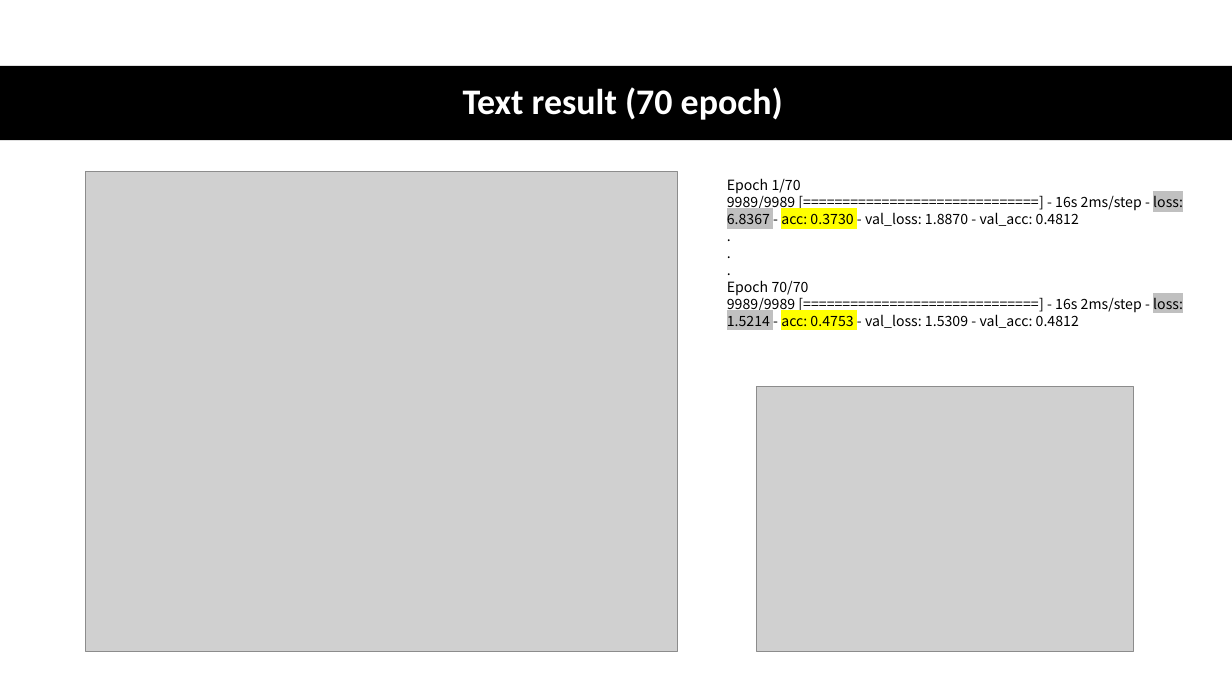
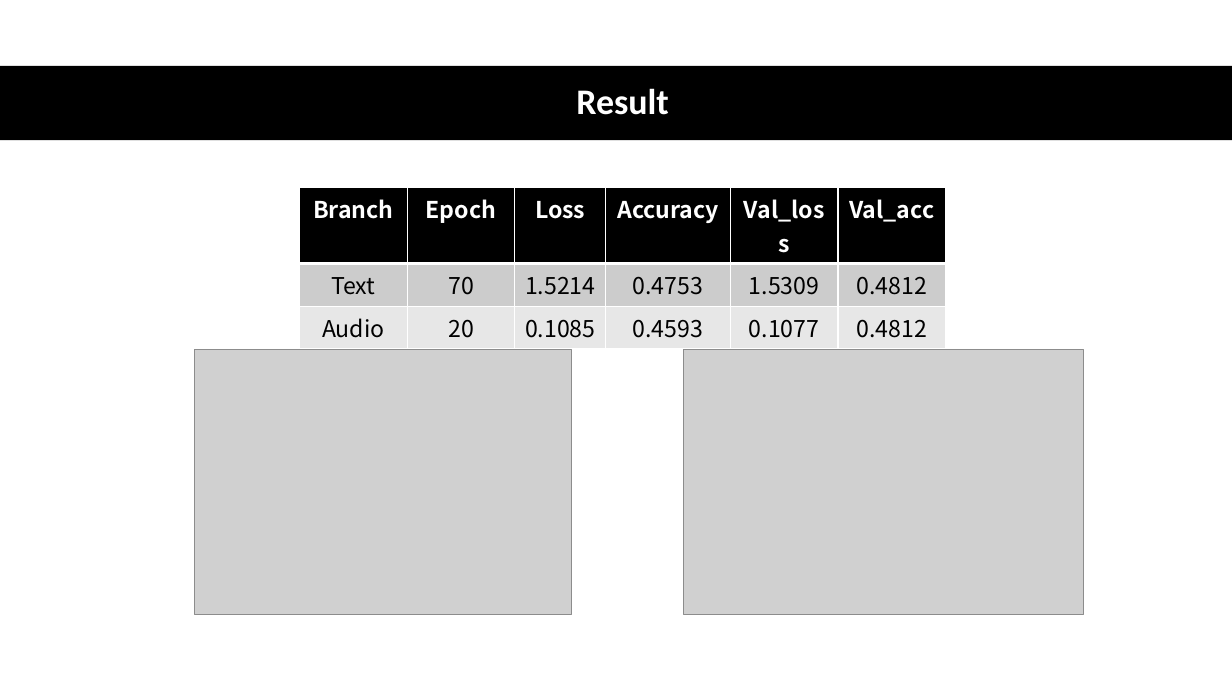
Before and after one commit to CrescentIvy/CPSS, a slide deck: slide 19 of xinwei zhao.pptx (slide 16 before the commit). Drawn at 1232x693 pixels with LibreOffice and Linux fonts; fonts in the diff are those of the drawing; grey boxes stand for pictures. Boxes give left, top, right and bottom in pixels: in the first picture for what was removed or moved away, otherwise in the second. Text is boxed around its words. In the diff, an @@ line names an element or a change of style, - is before the commit and + after.

```diff
--- a/xinwei zhao.pptx
+++ b/xinwei zhao.pptx
@@ title at box(576, 88, 669, 115): text changed @@
-Text result (70 epoch)
+Result
@@ picture removed at box(85, 172, 677, 652) @@
@@ text removed at box(727, 178, 1183, 328) @@
-Epoch 1/70
-9989/9989 [==============================] - 16s 2ms/step - loss: 6.8367 - acc: 0.3730 - val_loss: 1.8870 - val_acc: 0.4812
-.
-.
-.
-Epoch 70/70
-9989/9989 [==============================] - 16s 2ms/step - loss: 1.5214 - acc: 0.4753 - val_loss: 1.5309 - val_acc: 0.4812
@@ table added at box(299, 188, 947, 342), 3 rows, 6 columns @@
+Branch | Epoch | Loss | Accuracy | Val_loss | Val_acc
+Text | 70 | 1.5214 | 0.4753 | 1.5309 | 0.4812
+Audio | 20 | 0.1085 | 0.4593 | 0.1077 | 0.4812
@@ picture: place and size @@
-picture at box(756, 387, 1133, 652)
+picture at box(194, 350, 571, 615)
@@ picture added at box(684, 350, 1083, 615) @@
```
Also in this commit, not shown: 11 other slides changed, 5 slides added, 4 slides removed, 1 other file.
